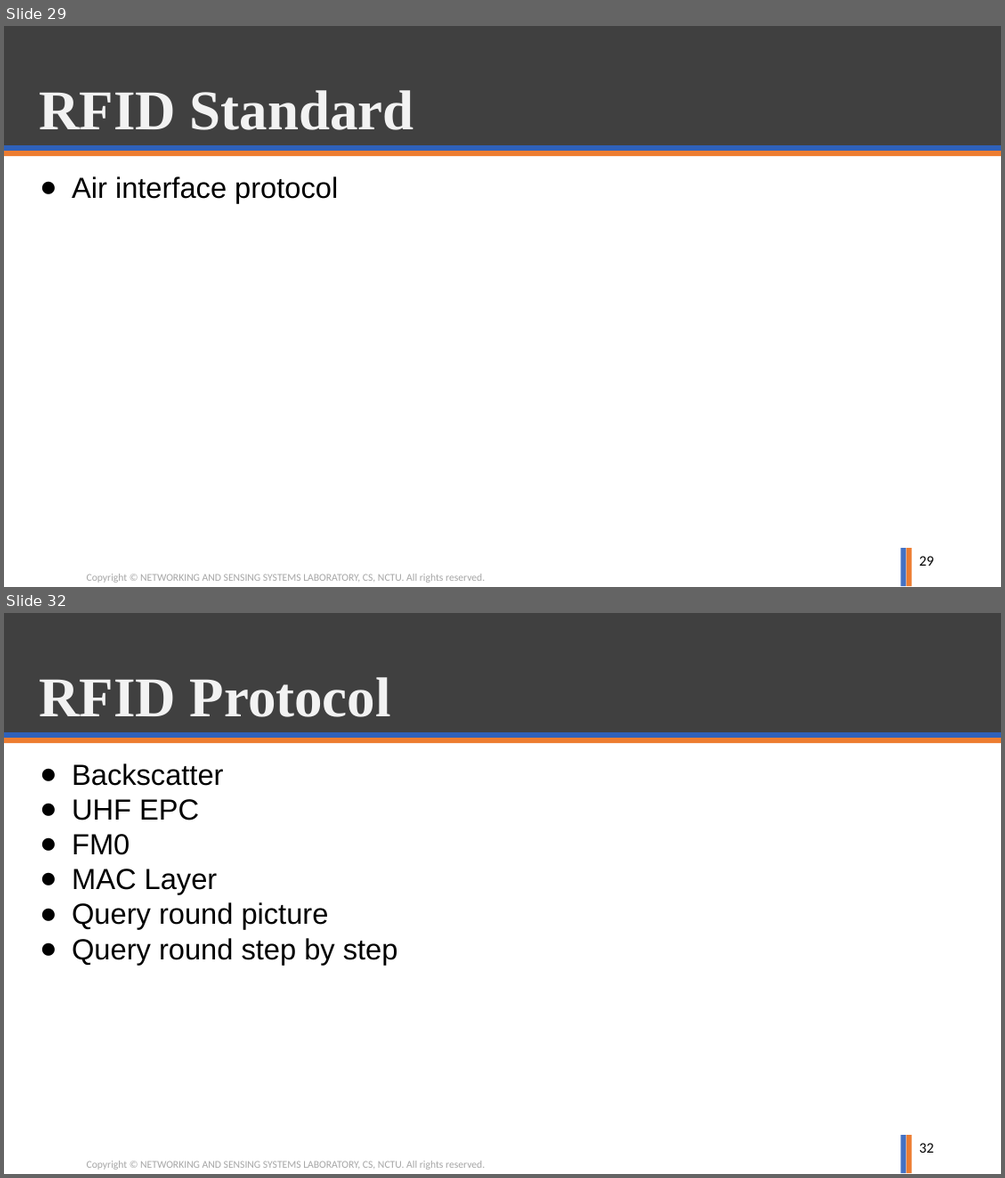
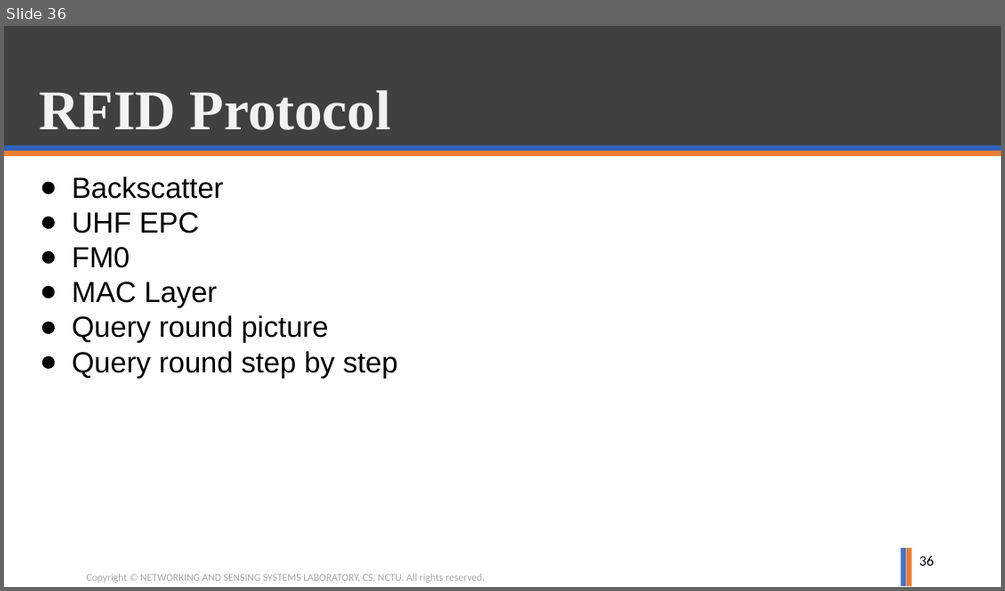
Before and after one commit to ghostkingwilly/Signal_Training_Freshman, a slide deck: Freshman_Training.pptx. Shown one above the other, each under a label of ours: slides 29 and 32 before the commit, slide 36 after it; the slides between them are not shown. The pictures are 1005x1178 and 1005x591 pixels, drawn with LibreOffice and Linux fonts; fonts in the diff are those of the drawing; background and template pictures are left out. Boxes give left, top, right and bottom in pixels: in the first picture for what was removed or moved away, otherwise in the second. Text is boxed around its words. In the diff, an @@ line names an element or a change of style, - is before the commit and + after.

Commit message:
RFID update

```diff
--- a/Freshman_Training.pptx
+++ b/Freshman_Training.pptx
@@ slide 29 removed at (4,26,1001,587), background #FFFFFF; not listed: 6 template elements that a slide beside it also shows @@
@@ title removed at (39,90,414,130) @@
-RFID Standard
@@ text removed at (72,176,338,202) @@
-● Air interface protocol
@@ page number removed at (919,556,934,565) @@
-29
@@ what was slide 32 is now slide 36 @@
@@ page number at (919,556,934,565): text changed @@
-32
+36
```
Also in this commit, not shown: 2 slides changed, 5 slides added.
